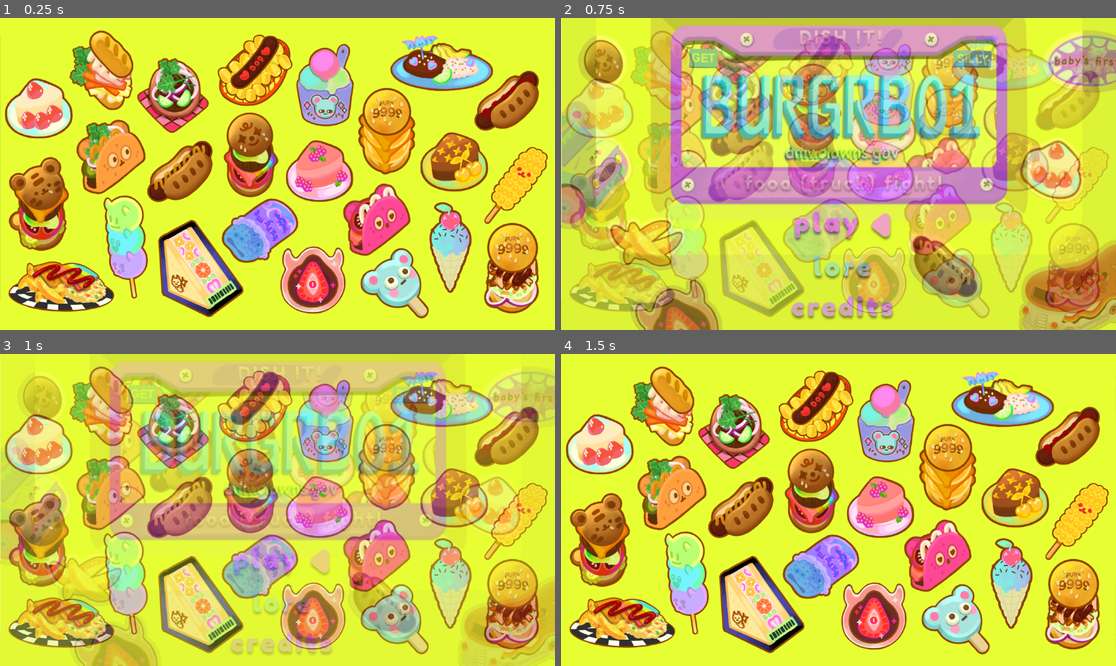
Above: before the commit, frames 1-4 (two rows, left to right).
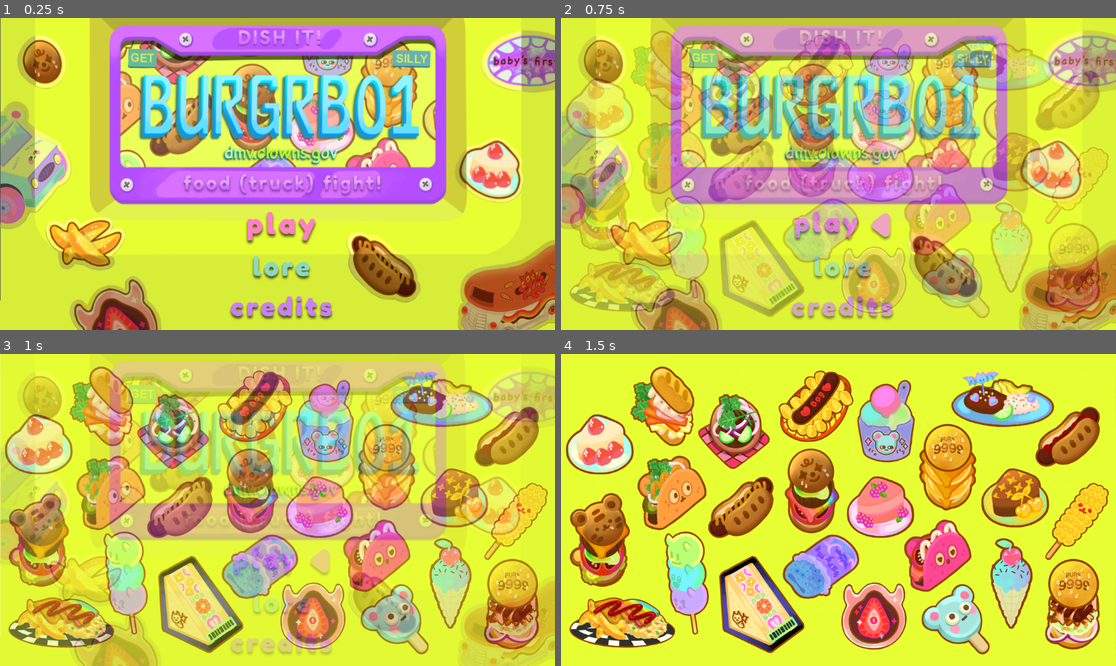
Above: after the commit, the same moments.

Repository: Gus700/FoodTruckBattles
Game: Godot game, scene res://scenes/SceneSwitcher.tscn
The game is run twice, just before and just after one commit, with the same random seed, the same clock (stepped at 60 frames per second) and the same inputs.
Inputs (mouse positions are in pixels of both pictures, inside the frame that each line leads up to):
- Up to frame 1 (0.25 s): no input
- Up to frame 2 (0.75 s): click (844, 227) at 0.5 s
- Up to frame 3 (1 s): no input
- Up to frame 4 (1.5 s): click (844, 563) at 1.25 s

The runs differ from the first frame. In frame 1, 80% of the frame differs, in the area x 0-100%, y 0-100%; in frame 2, nothing differs; in frame 3, nothing differs; in frame 4, nothing differs.

Commit message:
adding game over buttons

Diff:
--- a/scenes/Level.tscn
+++ b/scenes/Level.tscn
@@ -55,6 +55,13 @@
 [ext_resource type="Texture2D" uid="uid://n1qvtvy44j54" path="res://assets/UI_buttons/back_pressed.png" id="53_wh1oq"]
 [ext_resource type="Texture2D" uid="uid://x4xs4uv8ivpj" path="res://assets/UI/end_graphic.png" id="53_xlcp5"]
 [ext_resource type="Texture2D" uid="uid://dvtn4u0004701" path="res://assets/UI_buttons/back_hover.png" id="54_brp1j"]
+[ext_resource type="Texture2D" uid="uid://chbgs4kodcuku" path="res://assets/UI_buttons/try_again.png" id="55_we2v5"]
+[ext_resource type="Texture2D" uid="uid://c505dqaphyqju" path="res://assets/UI_buttons/try_again_pressed.png" id="56_45bxu"]
+[ext_resource type="Texture2D" uid="uid://ct05rd43k0nir" path="res://assets/UI_buttons/try_again_hover.png" id="57_l6epl"]
+[ext_resource type="Script" path="res://scripts/SceneManager/ChangeSceneButton.gd" id="58_kbqwc"]
+[ext_resource type="Texture2D" uid="uid://cwvvuudklxsg2" path="res://assets/UI_buttons/quit.png" id="59_8gd7u"]
+[ext_resource type="Texture2D" uid="uid://xfpftcj0ksoi" path="res://assets/UI_buttons/quit_pressed.png" id="60_w448p"]
+[ext_resource type="Texture2D" uid="uid://ddlgcvwnsslu3" path="res://assets/UI_buttons/quit_hover.png" id="61_gutjr"]
 
 [sub_resource type="LabelSettings" id="LabelSettings_gsada"]
 font_size = 26
@@ -338,6 +345,7 @@
 anchor_top = 0.0123457
 anchor_right = 0.944444
 anchor_bottom = 0.111111
+timeNeeded = 10
 metadata/_edit_use_anchors_ = true
 
 [node name="CompletionFeedback" parent="." instance=ExtResource("30_6cca4")]
@@ -823,6 +831,15 @@
 grow_horizontal = 2
 grow_vertical = 2
 
+[node name="TextureRect2" type="ColorRect" parent="GameOverScreen"]
+layout_mode = 1
+anchors_preset = 15
+anchor_right = 1.0
+anchor_bottom = 1.0
+grow_horizontal = 2
+grow_vertical = 2
+color = Color(0, 0, 0, 0.54902)
+
 [node name="TextureRect" type="TextureRect" parent="GameOverScreen"]
 layout_mode = 1
 anchors_preset = -1
@@ -854,6 +871,42 @@
 horizontal_alignment = 1
 vertical_alignment = 1
 autowrap_mode = 2
+
+[node name="TryAgain" type="TextureButton" parent="GameOverScreen"]
+layout_mode = 1
+anchors_preset = -1
+anchor_left = 0.805556
+anchor_top = 0.851852
+anchor_right = 0.986389
+anchor_bottom = 0.979037
+offset_right = -0.32
+offset_bottom = -3.416
+texture_normal = ExtResource("55_we2v5")
+texture_pressed = ExtResource("56_45bxu")
+texture_hover = ExtResource("57_l6epl")
+ignore_texture_size = true
+stretch_mode = 5
+script = ExtResource("58_kbqwc")
+dest = "LevelTutorial"
+metadata/_edit_use_anchors_ = true
+
+[node name="Quit" type="TextureButton" parent="GameOverScreen"]
+layout_mode = 1
+anchors_preset = -1
+anchor_left = 0.0208333
+anchor_top = 0.851852
+anchor_right = 0.201667
+anchor_bottom = 0.979037
+offset_right = -0.32
+offset_bottom = -3.416
+texture_normal = ExtResource("59_8gd7u")
+texture_pressed = ExtResource("60_w448p")
+texture_hover = ExtResource("61_gutjr")
+ignore_texture_size = true
+stretch_mode = 5
+script = ExtResource("58_kbqwc")
+dest = "MainMenu"
+metadata/_edit_use_anchors_ = true
 
 [node name="CompletionScreen" type="Control" parent="."]
 visible = false
--- a/scenes/SceneSwitcher.tscn
+++ b/scenes/SceneSwitcher.tscn
@@ -51,6 +51,7 @@
 [node name="Main Menu" parent="." instance=ExtResource("1_pqqtn")]
 
 [node name="FadeOverlay" type="TextureRect" parent="."]
+self_modulate = Color(1, 1, 1, 0)
 top_level = true
 z_index = 2
 custom_minimum_size = Vector2(1152, 648)
--- a/scenes/loreScene.tscn
+++ b/scenes/loreScene.tscn
@@ -188,6 +188,8 @@
 anchors_preset = -1
 anchor_right = 1.0
 anchor_bottom = 1.0
+offset_right = 2304.0
+offset_bottom = 1296.0
 grow_horizontal = 2
 grow_vertical = 2
 texture = ExtResource("3_1id5g")
@@ -201,9 +203,9 @@
 anchor_right = 1.0
 anchor_bottom = 0.225309
 offset_left = 312.0
-offset_top = 23.0
-offset_right = 312.0
-offset_bottom = 23.0
+offset_top = 33.0
+offset_right = 2616.0
+offset_bottom = 305.0
 texture = ExtResource("4_nsa50")
 expand_mode = 1
 stretch_mode = 5
@@ -382,6 +384,8 @@
 anchors_preset = -1
 anchor_right = 1.0
 anchor_bottom = 1.0
+offset_right = 2304.0
+offset_bottom = 1296.0
 grow_horizontal = 2
 grow_vertical = 2
 texture = ExtResource("24_jkk0r")
@@ -395,9 +399,9 @@
 anchor_right = 1.0
 anchor_bottom = 0.225309
 offset_left = 312.0
-offset_top = 23.0
-offset_right = 312.0
-offset_bottom = 23.0
+offset_top = 33.0
+offset_right = 2616.0
+offset_bottom = 305.0
 expand_mode = 1
 stretch_mode = 5
 metadata/_edit_use_anchors_ = true
--- a/scripts/EnemyProgress.gd
+++ b/scripts/EnemyProgress.gd
@@ -1,5 +1,6 @@
 extends Control
 
+@export var timeNeeded: int = 120
 @onready var timer :Node = $Timer
 @onready var progressBar :Node = $TextureRect/ProgressBar
 @onready var waitTimeUnit:float = (1 - progressBar.anchor_left) /timer.wait_time
@@ -8,7 +9,7 @@
 
 # Called when the node enters the scene tree for the first time.
 func _ready() -> void:
-	pass
+	timer.wait_time = timeNeeded
 
 # Called every frame. 'delta' is the elapsed time since the previous frame.
 func _process(delta: float) -> void:
Not shown: 1 places in scenes/Level.tscn that only renumber resources
